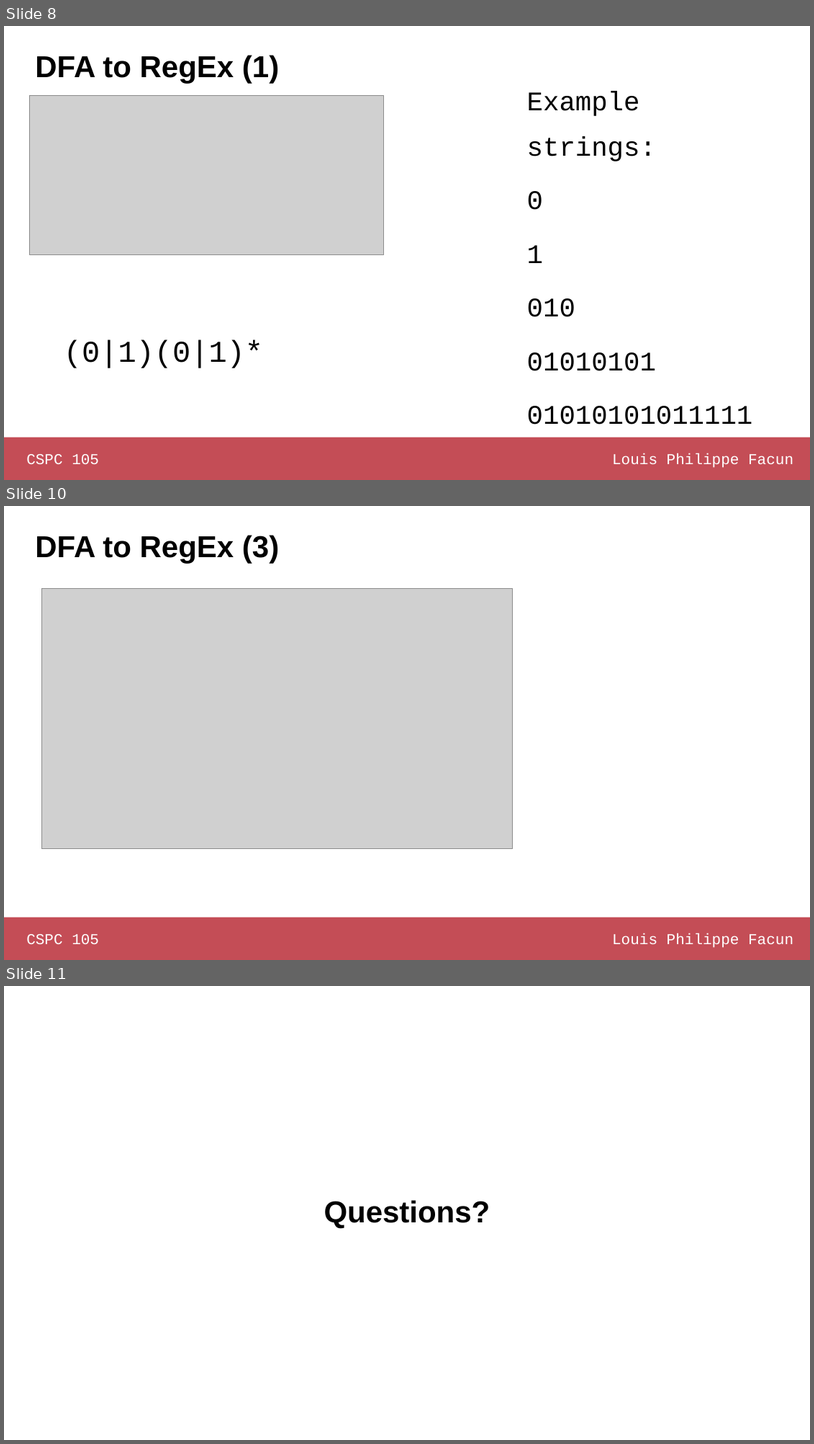
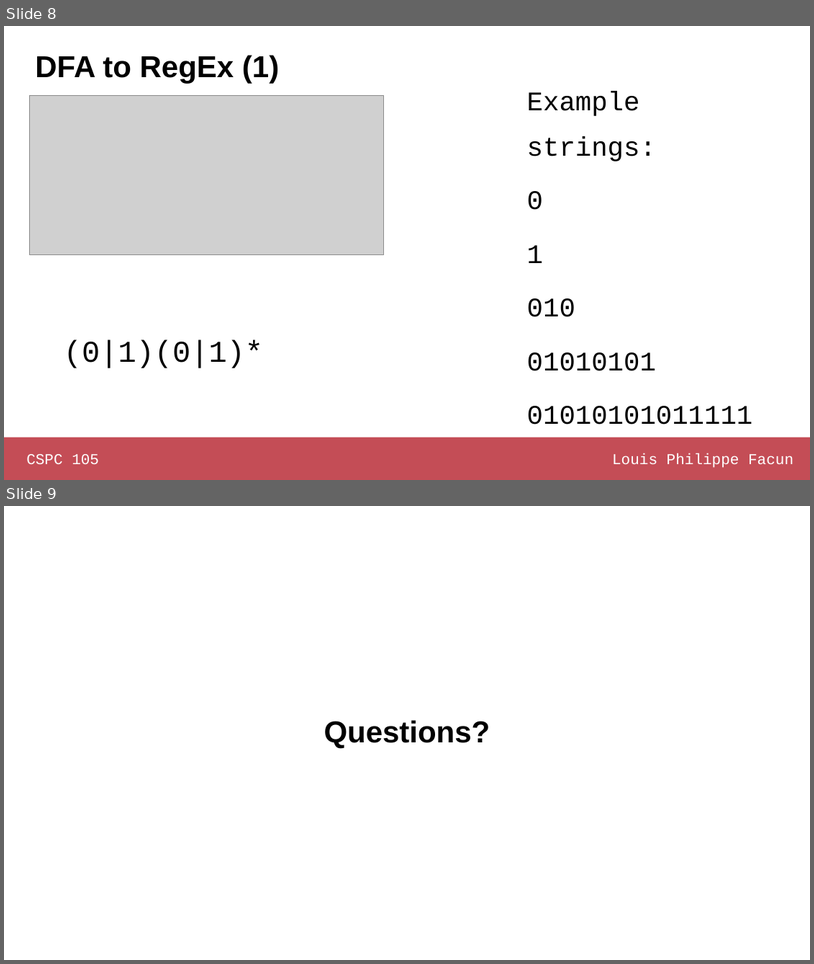
Before and after one commit to louisfacun/teaching, a slide deck: cspc105/2022/slides/lesson10.pptx. Shown one above the other, each under a label of ours: slides 8, 10 and 11 before the commit, slides 8 and 9 after it; the slides between them are not shown. The pictures are 814x1444 and 814x964 pixels, drawn with LibreOffice and Linux fonts; fonts in the diff are those of the drawing; grey boxes stand for pictures. Boxes give left, top, right and bottom in pixels: in the first picture for what was removed or moved away, otherwise in the second. Text is boxed around its words. In the diff, an @@ line names an element or a change of style, - is before the commit and + after.

```diff
--- a/cspc105/2022/slides/lesson10.pptx
+++ b/cspc105/2022/slides/lesson10.pptx
@@ slide 10 removed at [4,506,810,960], background #FFFFFF @@
@@ title removed at [35,535,279,564] @@
-DFA to RegEx (3)
@@ picture removed at [41,589,513,849] @@
@@ rectangle removed at [4,917,810,960] @@
@@ text removed at [26,934,99,944] @@
-CSPC 105
@@ text removed at [612,933,794,947] @@
-Louis Philippe Facun
@@ what was slide 11 is now slide 9 @@
```
Also in this commit, not shown: 1 other slide removed, 1 other file.
